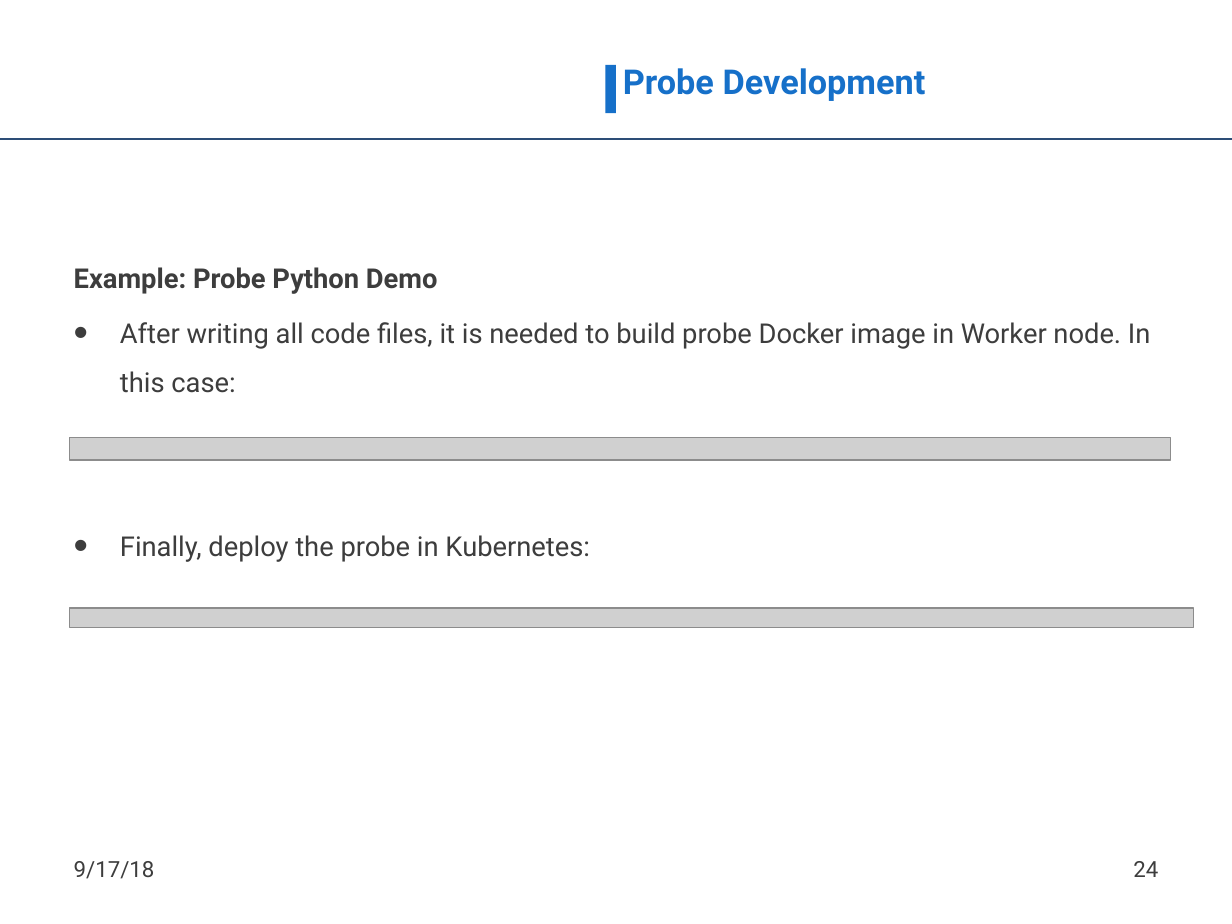
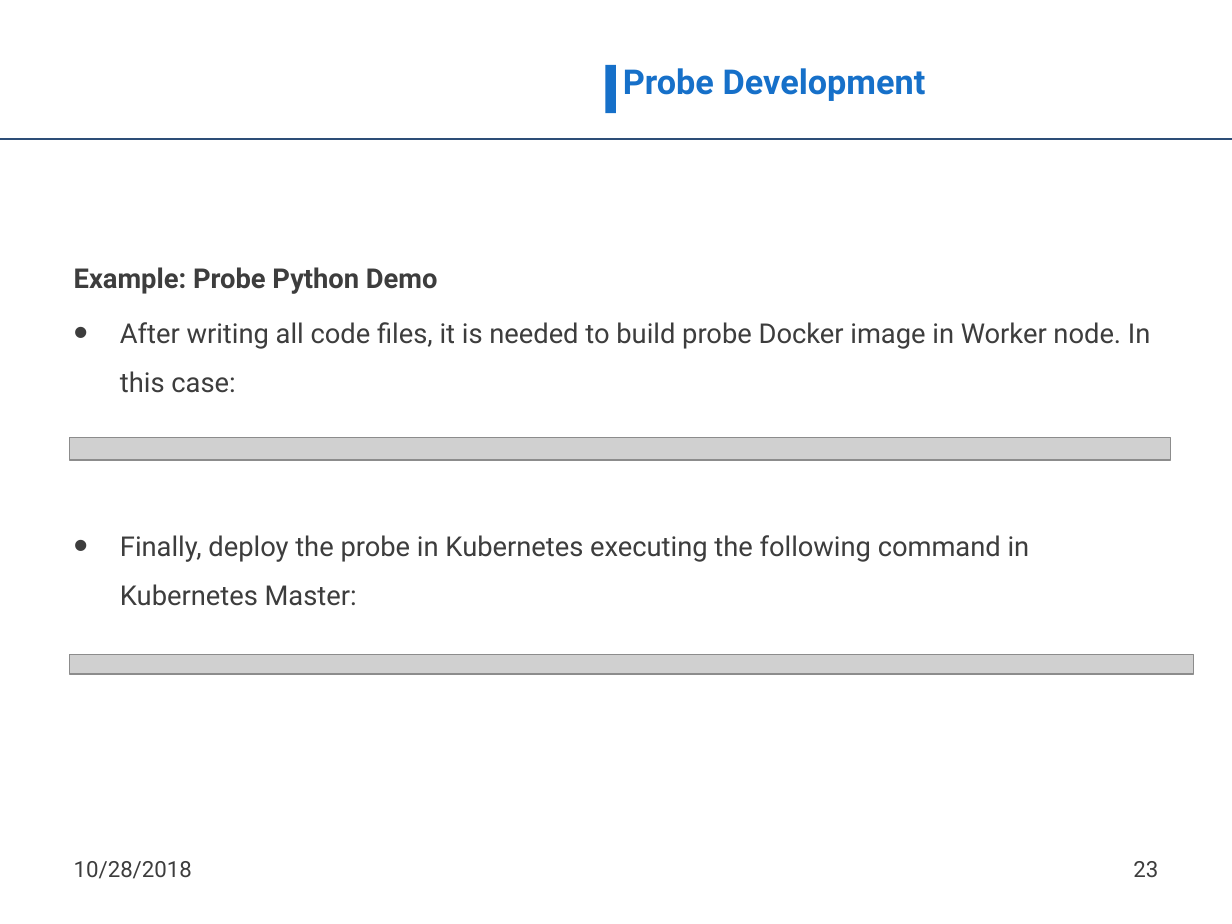
Before and after one commit to nmsa/tma-framework, a slide deck: slide 23 of documents/ATMOSPHERE_TMA_Framework_usage.pptx (slide 24 before the commit). Drawn at 1232x924 pixels with LibreOffice and Linux fonts; fonts in the diff are those of the drawing; grey boxes stand for pictures; background and template pictures are left out. Boxes give left, top, right and bottom in pixels: in the first picture for what was removed or moved away, otherwise in the second. Text is boxed around its words. In the diff, an @@ line names an element or a change of style, - is before the commit and + after.

```diff
--- a/documents/ATMOSPHERE_TMA_Framework_usage.pptx
+++ b/documents/ATMOSPHERE_TMA_Framework_usage.pptx
@@ text at box(120, 535, 1030, 606): text changed @@
-• Finally, deploy the probe in Kubernetes:
+• Finally, deploy the probe in Kubernetes executing the following command in Kubernetes Master:
@@ picture: place and size @@
-picture at box(70, 607, 1194, 627)
+picture at box(70, 654, 1194, 674)
@@ text at box(74, 861, 192, 879): text changed @@
-9/17/18
+10/28/2018
@@ page number at box(1133, 861, 1158, 877): text changed @@
-24
+23
```
Also in this commit, not shown: 31 other slides changed, 1 slide removed.
